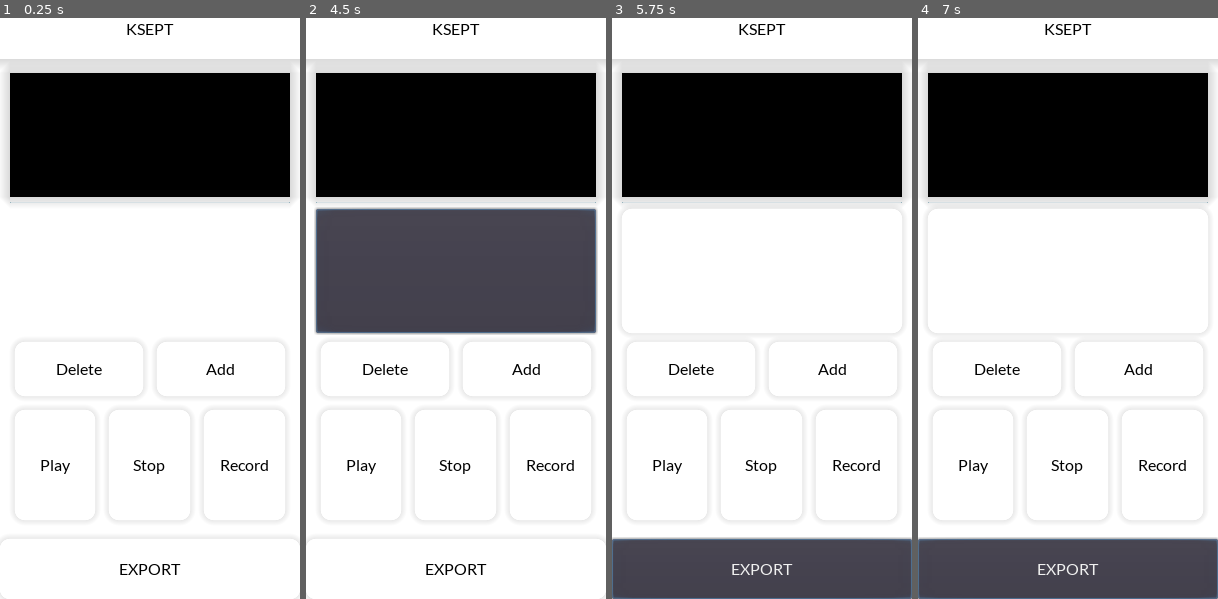
Above: before the commit, frames 1-4 (left to right).
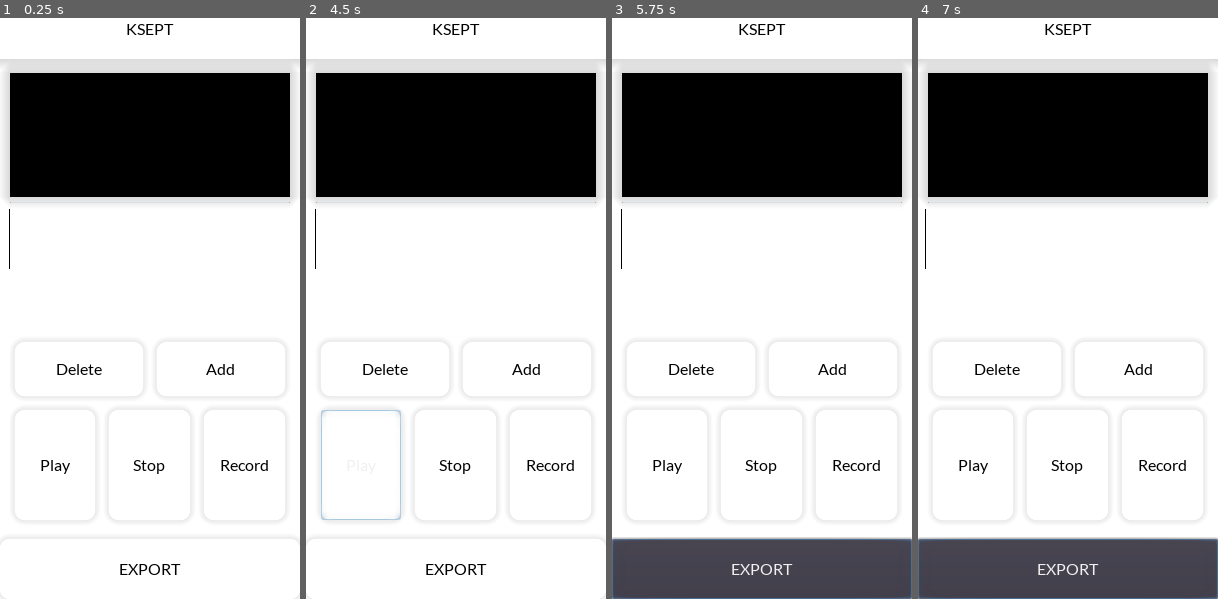
Above: after the commit, the same moments.

Repository: kahagino/ksept_recorder
Game: Godot game, scene res://scenes/main.tscn
Two runs of this game, one before a commit and one after it. Both use one fixed random seed, a clock stepped at 60 frames per second and the inputs below.
Inputs (mouse positions are in pixels of both pictures, inside the frame that each line leads up to):
- Up to frame 1 (0.25 s): no input
- Up to frame 2 (4.5 s): click "Add" at 0.5 s; click "Stop" at 1.25 s; click "Record" at 2 s; click "Play" at 2.75 s; click "Play" at 3.5 s; click (456, 273) at 4.27 s
- Up to frame 3 (5.75 s): click "EXPORT" at 5 s
- Up to frame 4 (7 s): tap Enter at 5.75 s; hold Right (ui_right) 5.78-6.53 s; tap Space at 6.5 s; hold Down (ui_down) from 6.53 s (still down)

The runs differ from the first frame. In frame 1, less than 0.1% of the frame differs, in the area x 3-4%, y 32-44%; in frame 2, 21%, in the area x 2-98%, y 32-87%; in frame 3, less than 0.1%; in frame 4, less than 0.1%.
Error before the commit: Invalid call. Nonexistent function 'stop' in base 'Node (track.gd)'. (res://src/track_manager.gd:59)
Error after the commit: Invalid set index 'bus' (on base: 'Node (track.gd)') with value of type 'String'. (res://src/track_manager.gd:65)

Commit message:
🚧 added custom ui

Diff:
--- a/nodes/AudioManager.tscn
+++ b/nodes/AudioManager.tscn
@@ -16,3 +16,7 @@
 
 [node name="TrackManager" parent="." instance=ExtResource( 3 )]
 script = ExtResource( 2 )
+
+[node name="CursorTimer" type="Timer" parent="."]
+wait_time = 0.1
+[connection signal="timeout" from="CursorTimer" to="." method="_on_CursorTimer_timeout"]
--- a/src/audio_manager.gd
+++ b/src/audio_manager.gd
@@ -14,7 +14,7 @@
 var cursor:float = 0.0
 
 func _ready():
-	Global.audioManager = self
+	Global.audio_manager = self
 	print(AudioServer.get_device_list())
 
 	var _err = $TrackManager.connect("export_ready", self, "_on_export_ready")
@@ -22,6 +22,16 @@
 	var idx = AudioServer.get_bus_index("Record")
 	effect = AudioServer.get_bus_effect(idx, 0)
 
+
+func _process(delta):
+	pass
+
+
+func _input(event):
+	if event.is_action_pressed("ui_left"):
+		cursor += 1.0
+	elif event.is_action_pressed("ui_right"):
+		cursor -= 1.0
 
 func record():
 	if effect.is_recording_active():
@@ -40,8 +50,17 @@
 	if !effect.is_recording_active():
 		if !$TrackManager.is_playing():
 			$TrackManager.play_at(cursor)
+			play_cursor()
 		else:
 			$TrackManager.stop()
+			stop_cursor()
+
+
+func play_cursor()->void:
+	$CursorTimer.start()
+
+func stop_cursor()->void:
+	$CursorTimer.stop()
 
 func stop():
 	if effect.is_recording_active():
@@ -81,3 +100,8 @@
 
 func _on_ExportButton_pressed():
 	$TrackManager.start_export()
+
+
+func _on_CursorTimer_timeout():
+	cursor += $CursorTimer.wait_time
+	print(cursor)
--- a/src/global.gd
+++ b/src/global.gd
@@ -1,5 +1,11 @@
 extends Node
 
-var audioManager = preload("res://src/audio_manager.gd")
+var audio_manager = preload("res://src/audio_manager.gd")
 
 var downloadDirPath = OS.get_system_dir(OS.SYSTEM_DIR_DOWNLOADS) + "/"
+
+func get_tracks()->Array:
+	return audio_manager.get_node("TrackManager").tracks
+
+func get_cursor_pos()->float:
+	return audio_manager.cursor
--- a/src/track.gd
+++ b/src/track.gd
@@ -14,6 +14,9 @@
 		if(from_position >= start_t_stamp && from_position < end_t_stamp):
 			$AudioStreamPlayer.play(from_position - start_t_stamp)
 			print("playing track ", self, "...")
+
+func stop():
+	$AudioStreamPlayer.stop()
 
 func set_stream(stream:AudioStream):
 	$AudioStreamPlayer.stream = stream
--- a/src/tracks_ui.gd
+++ b/src/tracks_ui.gd
@@ -1,19 +1,52 @@
 extends MarginContainer
 
+var view_pos:Vector2 = Vector2.ZERO
+var view_scale:float = 60.0 # the duration that the view represents in seconds
+
+const tracks_thickness:float = 20.0
+const v_separation:float = 10.0
 
 func _ready():
-	Global.audioManager.connect("track_added", self, "_on_track_added")
-	Global.audioManager.connect("track_removed", self, "_on_track_removed")
+	Global.audio_manager.connect("track_added", self, "_on_track_added")
+	Global.audio_manager.connect("track_removed", self, "_on_track_removed")
 
 func _draw():
-	pass
+	var tracks = Global.get_tracks()
+	for i in range(tracks.size()):
+		_draw_track(tracks[i].start_t_stamp, tracks[i].end_t_stamp, i)
+
+	_draw_cursor(Global.get_cursor_pos())
+
+func _input(event):
+	# debug inputs
+	if event.is_action_pressed("ui_up"):
+		view_pos.x += 1.0
+	elif event.is_action_pressed("ui_down"):
+		view_pos.x -= 1.0
+
+	update()
 
 func _on_track_added():
-	var track_panel = Button.new()
-	track_panel.rect_min_size.y = 10
-	add_child(track_panel)
+	update()
 
 func _on_track_removed():
 	if get_child_count() > 0:
 		# remove last child
 		get_child(get_child_count() -1).queue_free()
+
+func _draw_track(start_t_stamp:float, end_t_stamp:float, i:int)->FuncRef:
+	var time_to_pos_scale = rect_size.x / 60.0
+	var track_start_pos = time_to_pos_scale * start_t_stamp
+	var track_end_pos = time_to_pos_scale * end_t_stamp
+	var rect_pos = view_pos + Vector2(track_start_pos, i * tracks_thickness +  i * v_separation)
+	return draw_rect(
+		Rect2(
+			rect_pos,
+			Vector2(track_end_pos - track_start_pos, tracks_thickness)),
+		Color.aquamarine,
+		true)
+
+func _draw_cursor(cursor_pos:float)->FuncRef:
+	var line_pos_up = view_pos + Vector2(cursor_pos, 0)
+	var line_pos_down = line_pos_up + Vector2(0, 60)
+	return draw_line(line_pos_up, line_pos_down, Color.black, 1.0)
--- a/ui_components/editor_button.gd
+++ b/ui_components/editor_button.gd
@@ -13,14 +13,14 @@
 func _on_Button_pressed():
 	match buttonType:
 		BTYPE.PLAY_PAUSE:
-			Global.audioManager.play_pause()
+			Global.audio_manager.play_pause()
 		BTYPE.STOP:
-			Global.audioManager.stop()
+			Global.audio_manager.stop()
 		BTYPE.RECORD:
-			Global.audioManager.record()
+			Global.audio_manager.record()
 		BTYPE.ADD:
-			Global.audioManager.add_track()
+			Global.audio_manager.add_track()
 		BTYPE.DELETE:
-			Global.audioManager.remove_track()
+			Global.audio_manager.remove_track()
 		_:
 			print("button type ", buttonType, " of button with text: ", buttonText, " doesn't match any known type")
